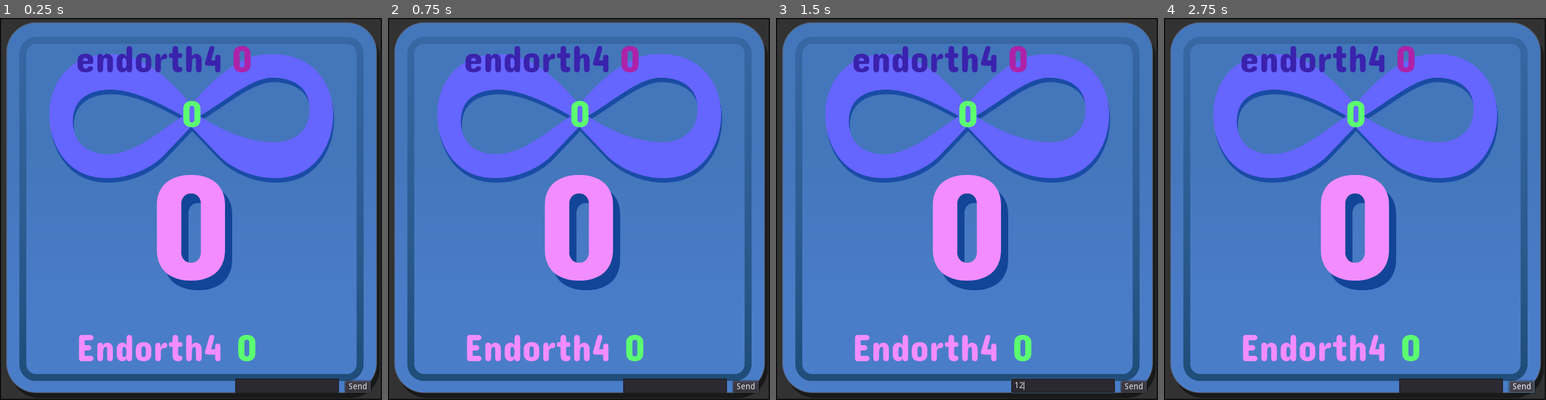
Above: before the commit, frames 1-4 (left to right).
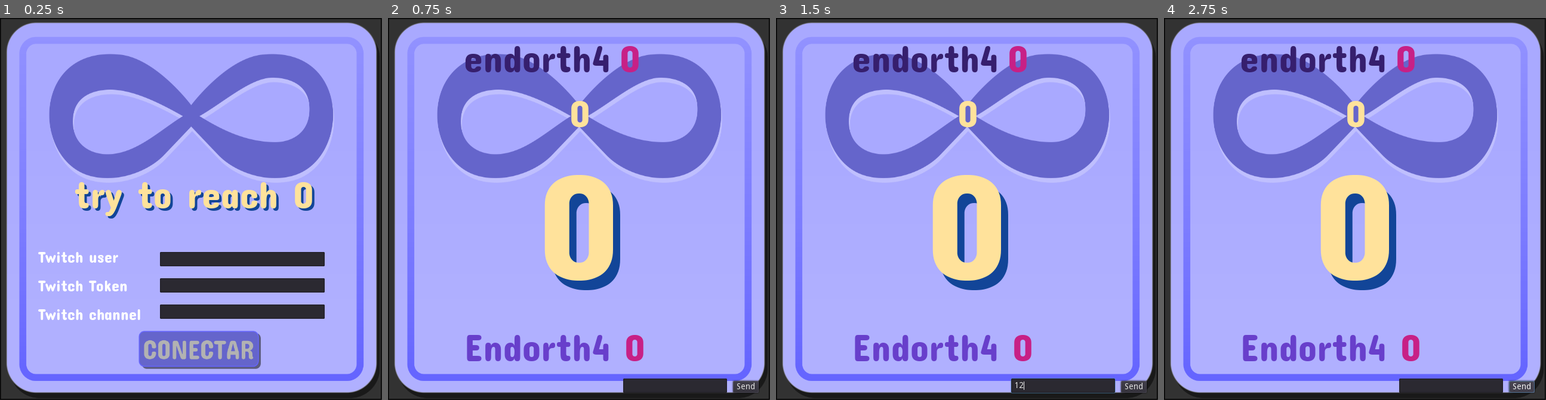
Above: after the commit, the same moments.

Repository: Endorth/Infinitica
Game: Godot game, scene res://scenes/Menu.tscn
Same seed, same stepped clock (60 frames per second), same inputs: the game is played once before the commit and once after it. Before the commit the project starts from res://scenes/Infinitica.tscn.
Inputs (mouse positions are in pixels of both pictures, inside the frame that each line leads up to):
- Up to frame 1 (0.25 s): no input
- Up to frame 2 (0.75 s): click (586, 350) at 0.52 s
- Up to frame 3 (1.5 s): click (1062, 384) at 1.27 s; type "12" at 1.35 s
- Up to frame 4 (2.75 s): click "Send" at 2 s

The runs differ from the first frame. In frame 1, 93% of the frame differs, in the area x 1-99%, y 1-99%; in frame 2, 91%; in frame 3, 91%; in frame 4, 91%.

Commit message:
st

Diff:
--- a/project.godot
+++ b/project.godot
@@ -11,7 +11,7 @@
 [application]
 
 config/name="Infinitica"
-run/main_scene="res://scenes/Infinitica.tscn"
+run/main_scene="res://scenes/Menu.tscn"
 config/icon="res://icon.png"
 
 [display]
--- a/scenes/Infinitica.tscn
+++ b/scenes/Infinitica.tscn
@@ -51,7 +51,7 @@
 margin_right = 616.0
 margin_bottom = 264.0
 grow_horizontal = 2
-custom_colors/font_color = Color( 0.360784, 1, 0.443137, 1 )
+custom_colors/font_color = Color( 1, 0.890196, 0.611765, 1 )
 custom_fonts/font = SubResource( 1 )
 text = "0"
 align = 1
@@ -75,7 +75,7 @@
 margin_right = 372.0
 margin_bottom = 98.0
 grow_horizontal = 0
-custom_colors/font_color = Color( 0.231373, 0.137255, 0.682353, 1 )
+custom_colors/font_color = Color( 0.21464, 0.124771, 0.431641, 1 )
 custom_fonts/font = SubResource( 1 )
 text = "endorth"
 align = 2
@@ -85,7 +85,7 @@
 margin_top = 28.0
 margin_right = 576.0
 margin_bottom = 98.0
-custom_colors/font_color = Color( 0.682353, 0.137255, 0.662745, 1 )
+custom_colors/font_color = Color( 0.784314, 0.129412, 0.529412, 1 )
 custom_fonts/font = SubResource( 1 )
 text = "-9999"
 
@@ -94,7 +94,7 @@
 margin_top = 512.0
 margin_right = 484.0
 margin_bottom = 563.0
-custom_colors/font_color = Color( 0.360784, 1, 0.443137, 1 )
+custom_colors/font_color = Color( 0.784314, 0.129412, 0.529412, 1 )
 custom_fonts/font = SubResource( 1 )
 text = "0"
 
@@ -104,7 +104,7 @@
 margin_right = 496.0
 margin_bottom = 499.0
 grow_horizontal = 0
-custom_colors/font_color = Color( 0.952941, 0.552941, 1, 1 )
+custom_colors/font_color = Color( 0.411765, 0.25098, 0.8, 1 )
 custom_fonts/font = SubResource( 1 )
 text = "Endorth4"
 align = 2
@@ -126,7 +126,7 @@
 margin_right = 608.0
 margin_bottom = 422.0
 grow_horizontal = 2
-custom_colors/font_color = Color( 0.952941, 0.552941, 1, 1 )
+custom_colors/font_color = Color( 1, 0.890196, 0.611765, 1 )
 custom_fonts/font = SubResource( 2 )
 text = "0"
 align = 1
--- a/scenes/Infiniticas.tscn
+++ /dev/null
@@ -1,5 +0,0 @@
-[gd_scene format=2]
-
-[node name="Infiniticas" type="Control"]
-anchor_right = 1.0
-anchor_bottom = 1.0
--- /dev/null
+++ b/scenes/Menu.gd
@@ -0,0 +1,20 @@
+extends Control
+
+
+# Declare member variables here. Examples:
+# var a = 2
+# var b = "text"
+
+
+# Called when the node enters the scene tree for the first time.
+func _ready():
+	pass # Replace with function body.
+
+
+# Called every frame. 'delta' is the elapsed time since the previous frame.
+#func _process(delta):
+#	pass
+
+
+func _on_ConnectButton_pressed():
+	get_tree().change_scene("res://scenes/Infinitica.tscn")
--- /dev/null
+++ b/scenes/Menu.tscn
@@ -0,0 +1,108 @@
+[gd_scene load_steps=10 format=2]
+
+[ext_resource path="res://assets/InfiniticaBG.png" type="Texture" id=1]
+[ext_resource path="res://scenes/Menu.gd" type="Script" id=2]
+[ext_resource path="res://assets/font/ConcertOne-Regular.ttf" type="DynamicFontData" id=3]
+[ext_resource path="res://assets/infinity.png" type="Texture" id=4]
+[ext_resource path="res://assets/menuhov.png" type="Texture" id=5]
+[ext_resource path="res://assets/menunorm.png" type="Texture" id=6]
+[ext_resource path="res://assets/menupress.png" type="Texture" id=7]
+
+[sub_resource type="DynamicFont" id=1]
+size = 64
+font_data = ExtResource( 3 )
+
+[sub_resource type="DynamicFont" id=2]
+size = 26
+font_data = ExtResource( 3 )
+
+[node name="Menu" type="Control"]
+anchor_right = 1.0
+anchor_bottom = 1.0
+script = ExtResource( 2 )
+
+[node name="TextureRect" type="TextureRect" parent="."]
+margin_right = 640.0
+margin_bottom = 640.0
+texture = ExtResource( 1 )
+expand = true
+
+[node name="TextureRect2" type="TextureRect" parent="."]
+margin_left = 82.0
+margin_top = 60.0
+margin_right = 560.0
+margin_bottom = 276.0
+texture = ExtResource( 4 )
+expand = true
+
+[node name="Label2" type="Label" parent="."]
+margin_left = 128.0
+margin_top = 260.0
+margin_right = 530.0
+margin_bottom = 311.0
+custom_colors/font_color = Color( 0.0745098, 0.27451, 0.6, 1 )
+custom_fonts/font = SubResource( 1 )
+text = "try to reach 0"
+
+[node name="Label" type="Label" parent="."]
+margin_left = 124.0
+margin_top = 256.0
+margin_right = 526.0
+margin_bottom = 307.0
+custom_colors/font_color = Color( 1, 0.890196, 0.611765, 1 )
+custom_fonts/font = SubResource( 1 )
+text = "try to reach 0"
+
+[node name="ConnectButton" type="TextureButton" parent="."]
+margin_left = 232.0
+margin_top = 524.0
+margin_right = 437.0
+margin_bottom = 588.0
+texture_normal = ExtResource( 6 )
+texture_pressed = ExtResource( 7 )
+texture_hover = ExtResource( 5 )
+expand = true
+
+[node name="LineEdit" type="LineEdit" parent="."]
+margin_left = 268.0
+margin_top = 392.0
+margin_right = 544.0
+margin_bottom = 416.0
+
+[node name="LineEdit2" type="LineEdit" parent="."]
+margin_left = 268.0
+margin_top = 436.0
+margin_right = 544.0
+margin_bottom = 460.0
+
+[node name="LineEdit3" type="LineEdit" parent="."]
+margin_left = 268.0
+margin_top = 480.0
+margin_right = 544.0
+margin_bottom = 504.0
+
+[node name="Label3" type="Label" parent="."]
+margin_left = 64.0
+margin_top = 384.0
+margin_right = 198.0
+margin_bottom = 405.0
+custom_fonts/font = SubResource( 2 )
+text = "Twitch user"
+
+[node name="Label4" type="Label" parent="."]
+margin_left = 64.0
+margin_top = 432.0
+margin_right = 214.0
+margin_bottom = 453.0
+custom_fonts/font = SubResource( 2 )
+text = "Twitch Token"
+
+[node name="Label5" type="Label" parent="."]
+margin_left = 64.0
+margin_top = 480.0
+margin_right = 236.0
+margin_bottom = 501.0
+custom_fonts/font = SubResource( 2 )
+text = "Twitch channel"
+
+[connection signal="pressed" from="ConnectButton" to="." method="_on_ConnectButton_pressed"]
Binary file changed: assets/InfiniticaBG.png
Binary file changed: assets/infinity.png
Binary file added: assets/menuhov.png
Not shown, added: assets/menuhov.png.import
Binary file added: assets/menunorm.png
Not shown, added: assets/menunorm.png.import
Binary file added: assets/menupress.png
Not shown, added: assets/menupress.png.import
